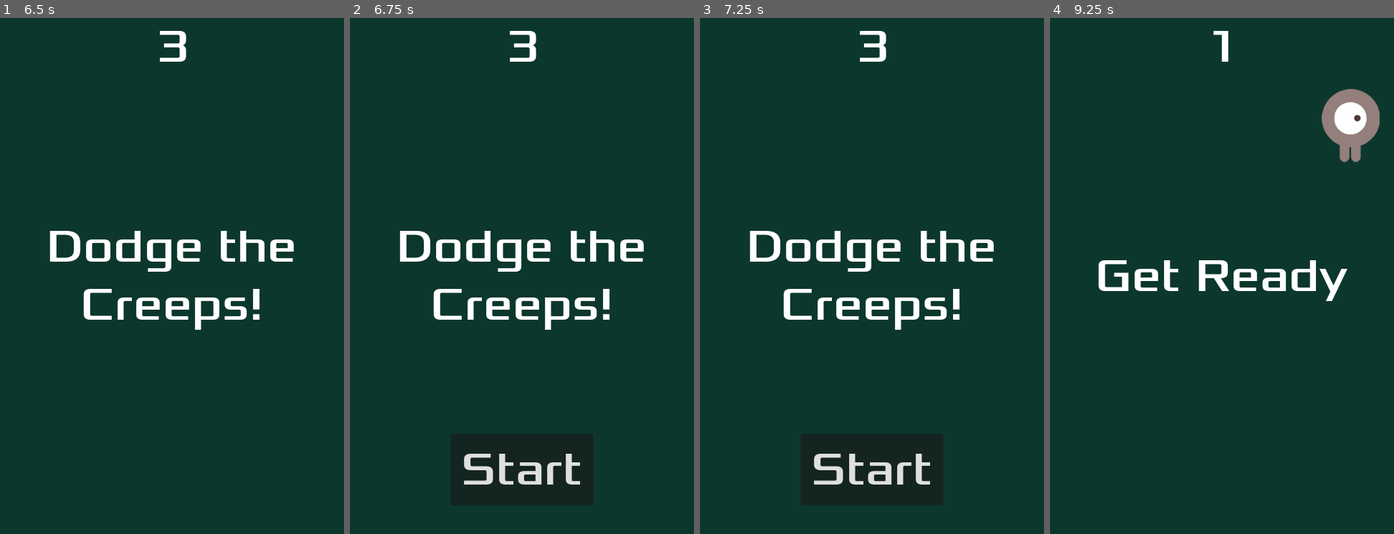
Above: before the commit, frames 1-4 (left to right).
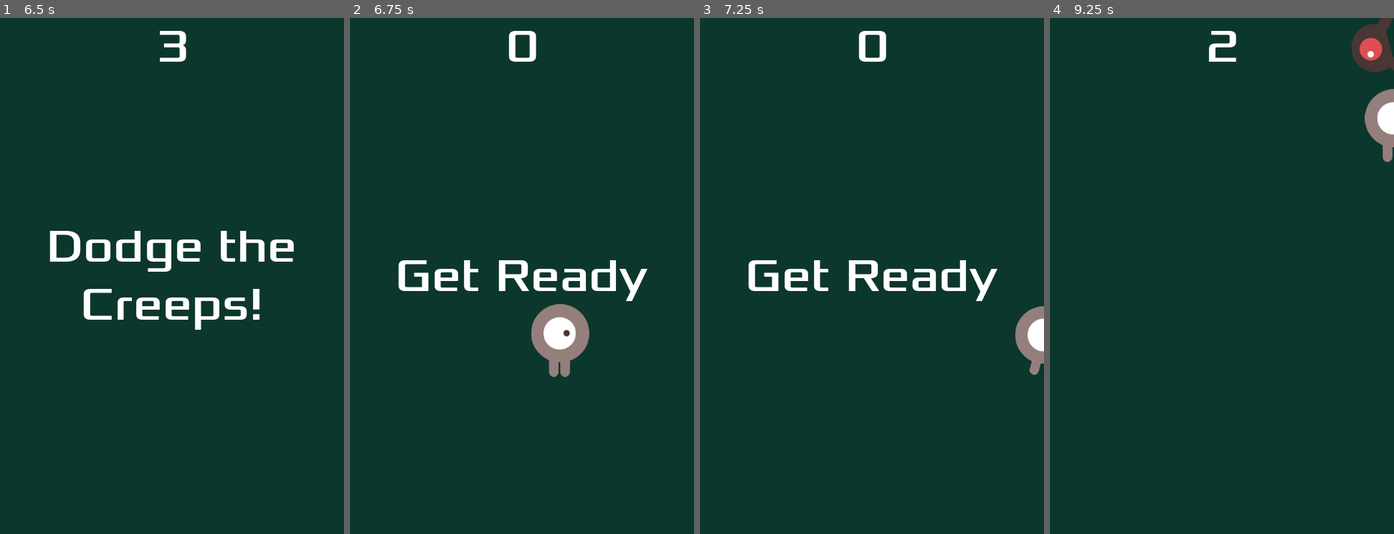
Above: after the commit, the same moments.

Repository: alvessteve/dodge_creeps
Game: Godot game, scene res://main.tscn
The game is run twice, just before and just after one commit, with the same random seed, the same clock (stepped at 60 frames per second) and the same inputs.
Inputs (mouse positions are in pixels of both pictures, inside the frame that each line leads up to):
- Up to frame 1 (6.5 s): click "Start" at 0.5 s; tap Enter (start_game, bound only after the commit) at 1.25, 1.35, 2.1, 2.85, 3.6, 4.35, 5, 5.1, 5.85 s; hold D (move_right) 1.28-2.03 s; hold S (move_back) 2.03-2.78 s; hold D (move_right) 2.78-3.53 s; hold W (move_up) 3.53-4.28 s; hold A (move_left) 4.28-5.78 s; hold S (move_back) from 5.78 s (still down)
- Up to frame 2 (6.75 s): tap Enter (start_game, bound only after the commit) at 6.5, 6.6 s; release S (move_back) at 6.53 s; hold D (move_right) from 6.53 s (still down)
- Up to frame 3 (7.25 s): keep holding D (move_right)
- Up to frame 4 (9.25 s): release D (move_right) at 7.25 s; click (1222, 472) at 7.25 s, where only the run before the commit has a clickable "Start"; tap Enter (start_game, bound only after the commit) at 8, 8.1, 8.85 s; hold W (move_up) 8.03-8.78 s; hold D (move_right) from 8.78 s (still down)

Frame 1 is identical in both runs. In frame 2, 7.0% of the frame differs, in the area x 13-87%, y 2-91%; in frame 3, 6.4%; in frame 4, 5.1%.

Commit message:
feat: add shortcut

Diff:
--- a/Main.gd
+++ b/Main.gd
@@ -4,6 +4,8 @@
 var score
 
 func game_over():
+	$Music.stop()
+	$DeadSound.play()
 	$ScoreTimer.stop()
 	$MobTimer.stop()
 	$HUD.show_game_over()
@@ -13,6 +15,7 @@
 	$Player.start($StartPosition.position)
 	$ScoreTimer.start()
 	$StartTimer.start()
+	$Music.play()
 	$HUD.update_score(score)
 	$HUD.show_message("Get Ready")
 	get_tree().call_group("mobs", "queue_free")
--- a/hud.tscn
+++ b/hud.tscn
@@ -1,7 +1,13 @@
-[gd_scene load_steps=3 format=3 uid="uid://b54qgygpa1jjj"]
+[gd_scene load_steps=5 format=3 uid="uid://b54qgygpa1jjj"]
 
 [ext_resource type="Script" path="res://hud.gd" id="1_jjja5"]
 [ext_resource type="FontFile" uid="uid://cmm7a1wxedx8o" path="res://fonts/xolonium-regular.ttf" id="2_iwo38"]
+
+[sub_resource type="InputEventAction" id="InputEventAction_eo7vi"]
+action = &"start_game"
+
+[sub_resource type="Shortcut" id="Shortcut_gvn84"]
+events = [SubResource("InputEventAction_eo7vi")]
 
 [node name="HUD" type="CanvasLayer"]
 script = ExtResource("1_jjja5")
@@ -53,6 +59,7 @@
 grow_vertical = 0
 theme_override_fonts/font = ExtResource("2_iwo38")
 theme_override_font_sizes/font_size = 64
+shortcut = SubResource("Shortcut_gvn84")
 text = "Start"
 
 [node name="MessageTimer" type="Timer" parent="."]
--- a/main.tscn
+++ b/main.tscn
@@ -1,9 +1,11 @@
-[gd_scene load_steps=6 format=3 uid="uid://cdwws5lkd2n1y"]
+[gd_scene load_steps=8 format=3 uid="uid://cdwws5lkd2n1y"]
 
 [ext_resource type="Script" path="res://main.gd" id="1_lwlab"]
 [ext_resource type="PackedScene" uid="uid://bhabk3tg07su0" path="res://enemy.tscn" id="2_h8oem"]
 [ext_resource type="PackedScene" uid="uid://bbivw0wyyxmqc" path="res://player.tscn" id="2_lqjr8"]
 [ext_resource type="PackedScene" uid="uid://b54qgygpa1jjj" path="res://hud.tscn" id="4_pvefp"]
+[ext_resource type="AudioStream" uid="uid://co6hxyxub5ydd" path="res://art/house-in-a-forest-loop.ogg" id="5_fuy1b"]
+[ext_resource type="AudioStream" uid="uid://dxbr2y2tq8dh2" path="res://art/game-over.wav" id="6_ljakx"]
 
 [sub_resource type="Curve2D" id="Curve2D_tpinc"]
 _data = {
@@ -44,6 +46,12 @@
 
 [node name="HUD" parent="." instance=ExtResource("4_pvefp")]
 
+[node name="Music" type="AudioStreamPlayer2D" parent="."]
+stream = ExtResource("5_fuy1b")
+
+[node name="DeadSound" type="AudioStreamPlayer2D" parent="."]
+stream = ExtResource("6_ljakx")
+
 [connection signal="body_entered" from="Player" to="Player" method="_on_body_entered"]
 [connection signal="hit" from="Player" to="." method="game_over"]
 [connection signal="timeout" from="MobTimer" to="." method="_on_mob_timer_timeout"]
--- a/project.godot
+++ b/project.godot
@@ -46,6 +46,11 @@
 "events": [Object(InputEventKey,"resource_local_to_scene":false,"resource_name":"","device":0,"window_id":0,"alt_pressed":false,"shift_pressed":false,"ctrl_pressed":false,"meta_pressed":false,"pressed":false,"keycode":0,"physical_keycode":83,"key_label":0,"unicode":0,"echo":false,"script":null)
 ]
 }
+start_game={
+"deadzone": 0.5,
+"events": [Object(InputEventKey,"resource_local_to_scene":false,"resource_name":"","device":0,"window_id":0,"alt_pressed":false,"shift_pressed":false,"ctrl_pressed":false,"meta_pressed":false,"pressed":false,"keycode":0,"physical_keycode":4194309,"key_label":0,"unicode":0,"echo":false,"script":null)
+]
+}
 
 [physics]
 
